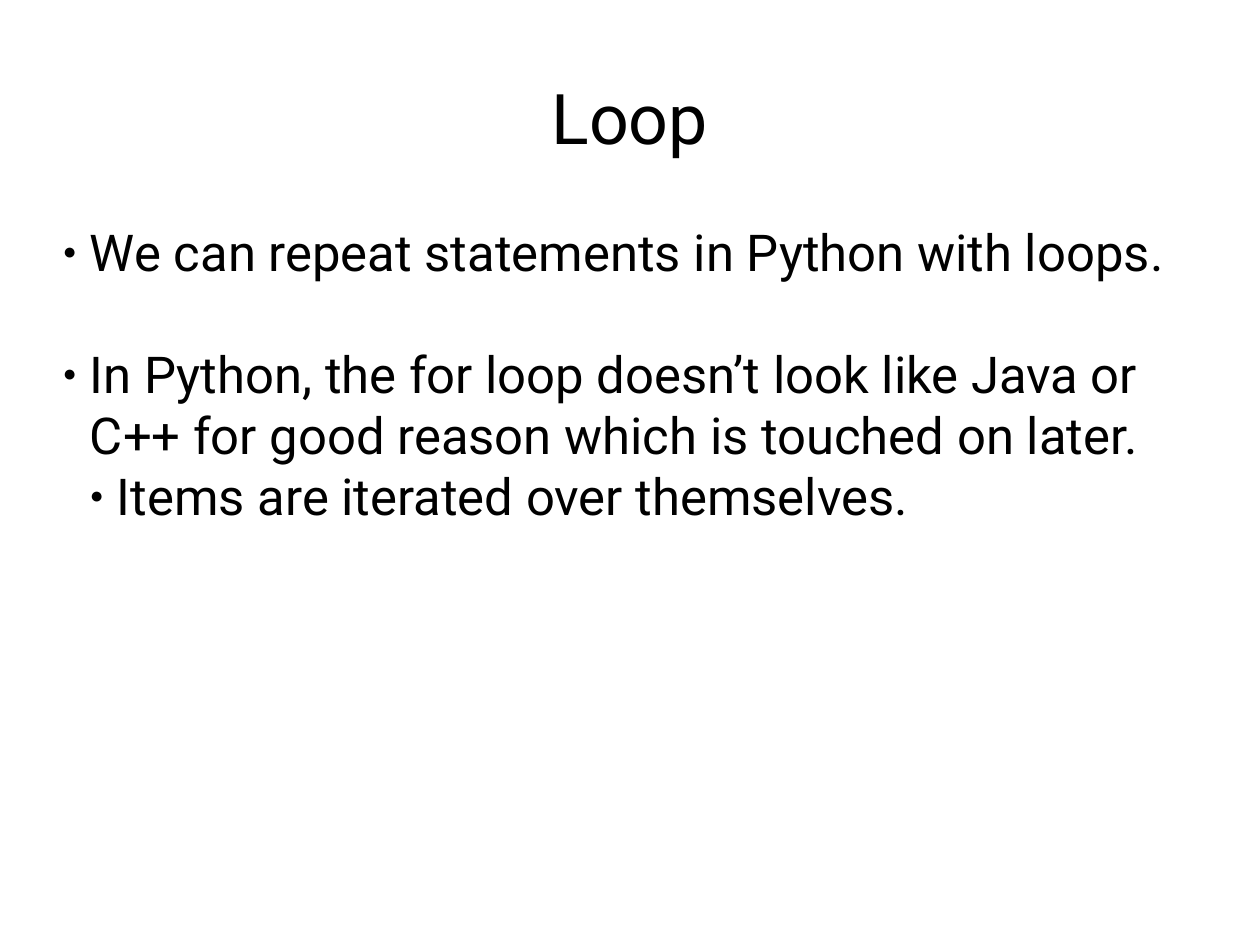
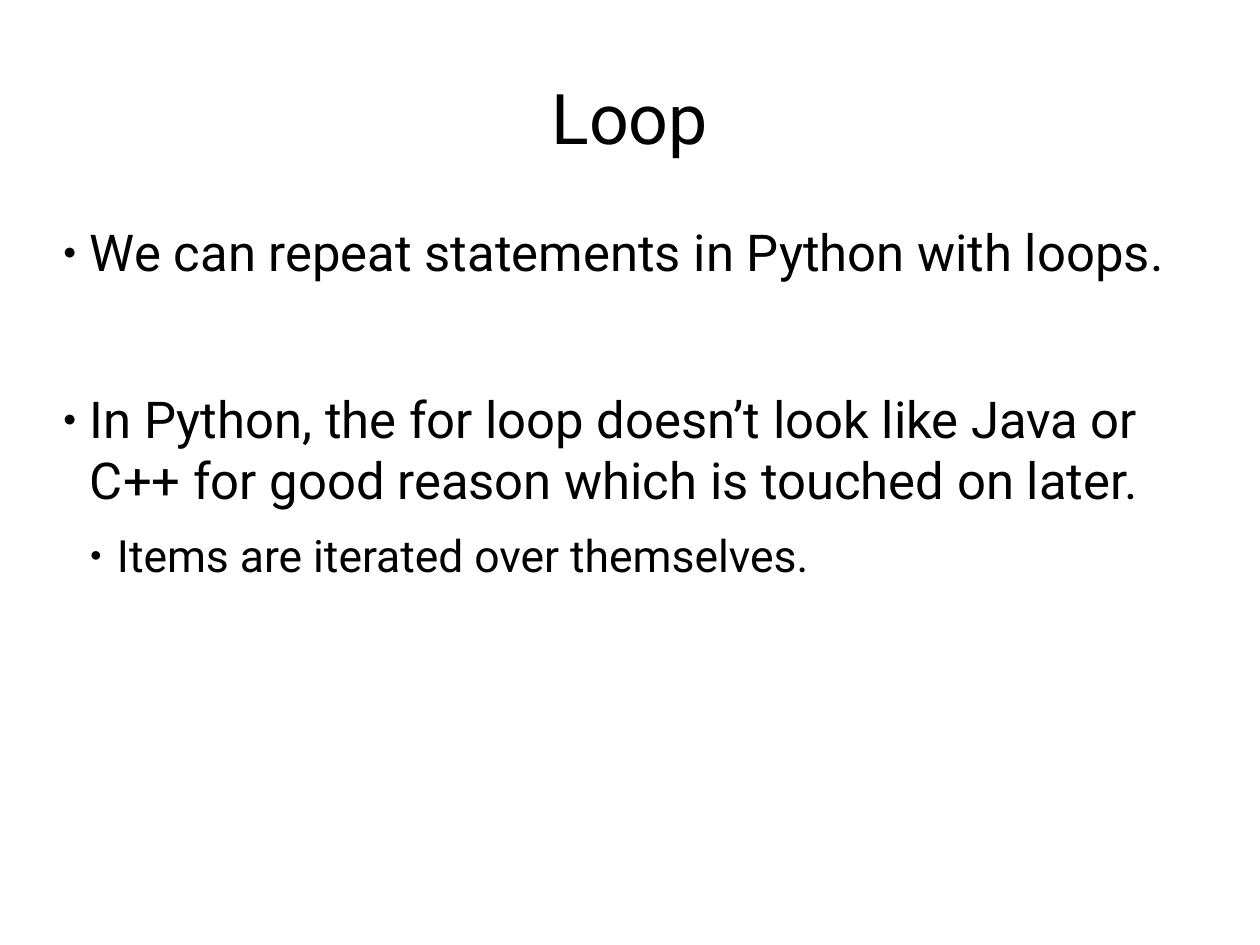
Before and after one commit to f0lie/basic_python_workshop, a slide deck: slide 11 of powerpoint.odp. Drawn at 1260x945 pixels with LibreOffice and Linux fonts; fonts in the diff are those of the drawing. Boxes give left, top, right and bottom in pixels: in the first picture for what was removed or moved away, otherwise in the second. Text is boxed around its words. In the diff, an @@ line names an element or a change of style, - is before the commit and + after.

```diff
--- a/powerpoint.odp
+++ b/powerpoint.odp
@@ text "We can repeat statements in ..." at (90, 233, 1163, 573): size 32 to 28 pt in "Items are iterated over themselves."; more space between paragraphs @@
```
Also in this commit, not shown: 9 other slides changed, 1 slide added, 1 other file.
